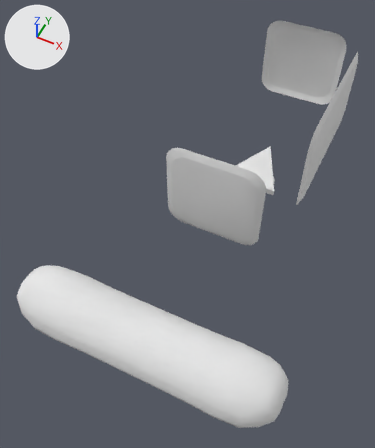
What one commit did to the Blender file models.blend.
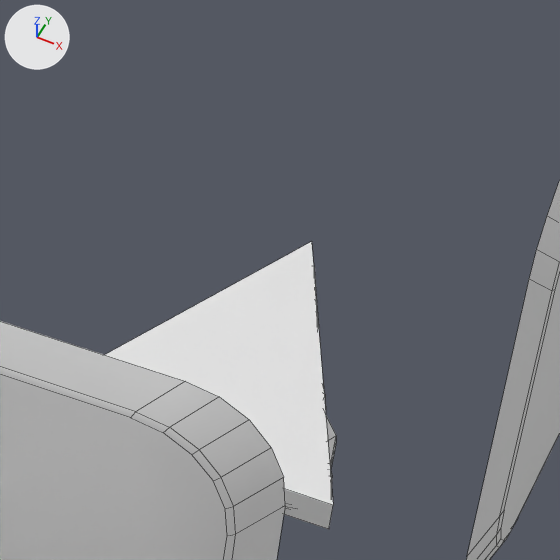
There are two pictures of each version: one whole from a camera (50 mm lens) standing at (4.04, -13.75, 12.68) and looking at (-0.78, -4.11, 0.63), one close up on the part from 58% to 83% of the width and 23% to 45% of the height. Arrows for +X, +Y and +Z are at upper left; the lights stay in place. The close-ups show mesh edges as thin lines. The same objects are shown in both versions, whatever each file hides.
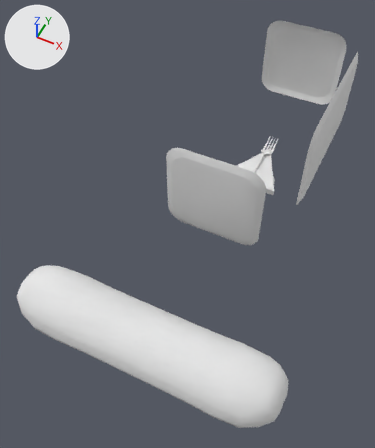
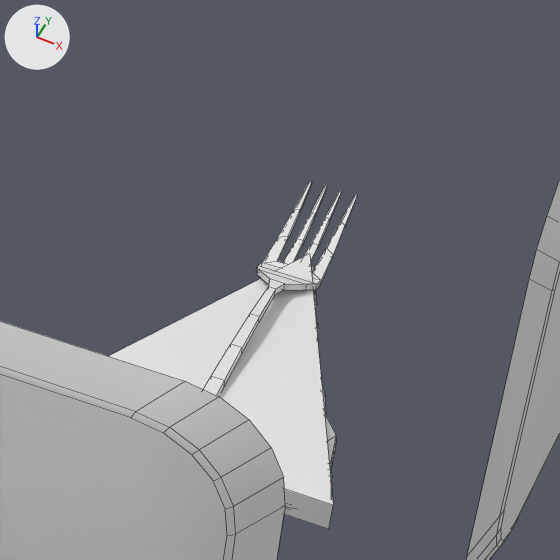
Changed parts and their boxes (x1, y1, x2, y2) in the close-ups (560 x 560 px; the box of a moved part takes in the faces that stretch with it):
'Plane.022', reshaped: before (105, 242, 333, 529); after (109, 256, 333, 529)
'Plane.043', added: after (203, 181, 357, 396)
part 1 of me_plane_002, moved or reshaped: before (105, 242, 331, 482); after (109, 256, 331, 482)

Patch to the scene script:
```diff
--- a/models.blend.py
+++ b/models.blend.py
@@ me_plane_002 @@
 me_plane_002.from_pydata(...)  # 6 vertices, 5 faces; spans x -1.0..1.0, y -1.19..1.0, z -0.1..0.1
 # used by ob_plane_022; location = (0.0, 0.0, 0.0); rotation_euler = (0.0, 0.0, -3.142), in degrees (0, 0, -180)
-me_plane_002.vertices[0].co = (-0.05, -1.19, 0.1)
+# me_plane_002 part 1
+me_plane_002.vertices[0].co = (-0.05, -1.19, 0.0)  # pixel (309, 253)
@@ me_plane_043 @@
+me_plane_043.from_pydata(...)  # 116 vertices, 110 faces; spans x -0.2..0.2, y -1.5..1.7, z -0.05..0.16
+me_plane_043.polygons.foreach_set('use_smooth', [True] * 110)
@@ ob_plane_043 @@
+ob_plane_043 = bpy.data.objects.new('Plane.043', me_plane_043)
+ob_plane_043.location = (0.0, 0.0, 0.0)
```
